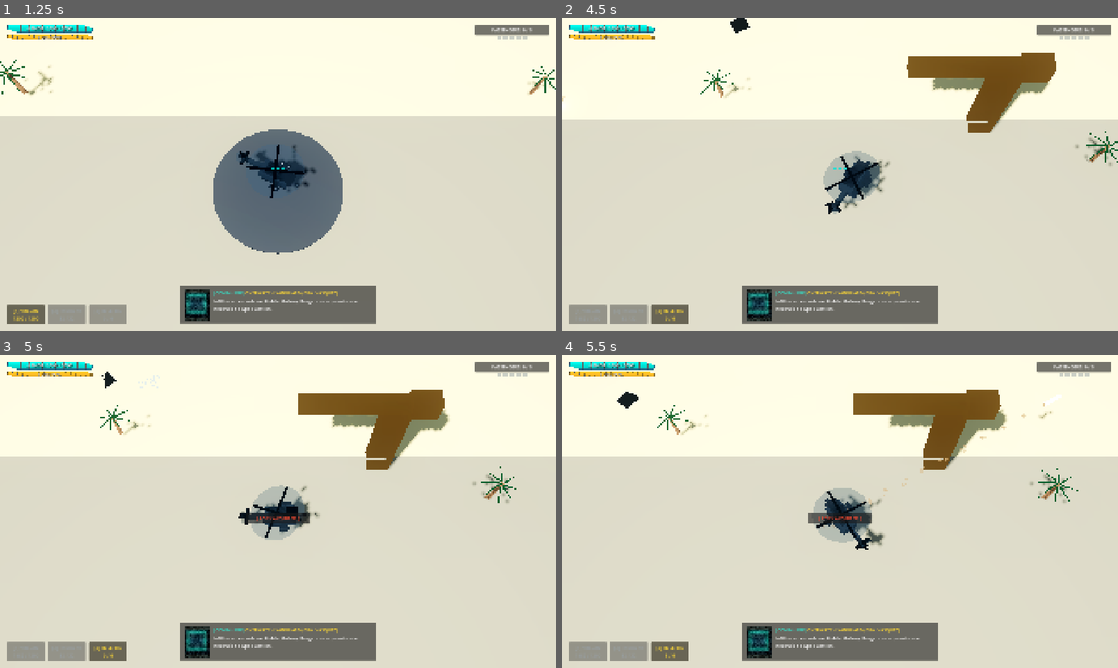
Above: before the commit, frames 1-4 (two rows, left to right).
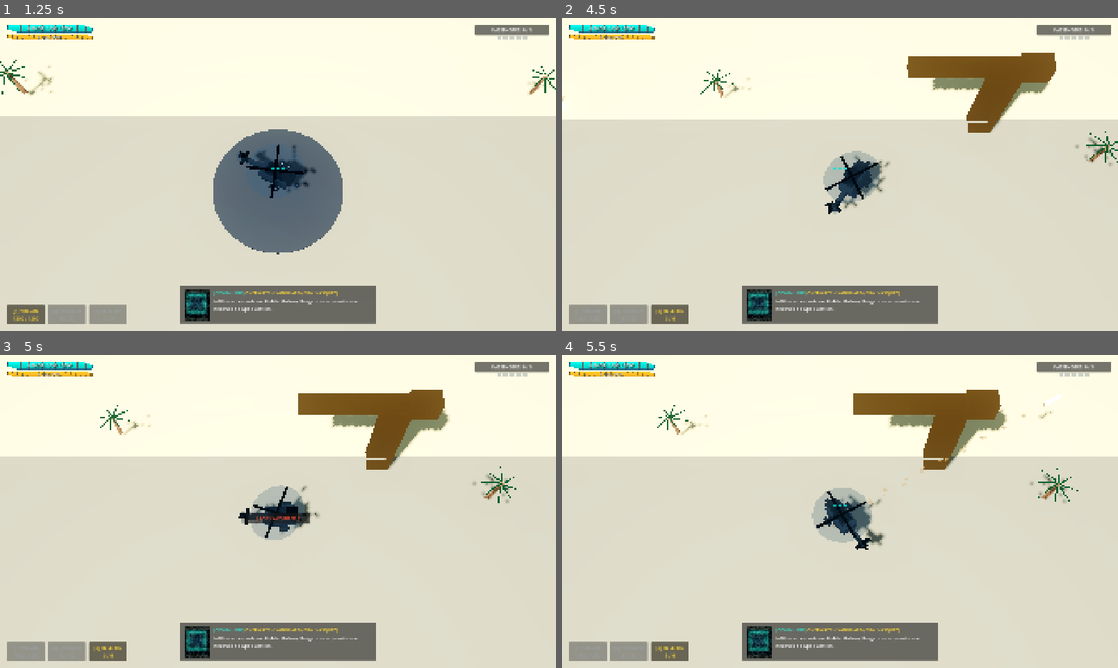
Above: after the commit, the same moments.

Repository: alexcamargos/BlackoutStrike
Game: Godot game, scene res://scenes/core/main.tscn
Same seed, same stepped clock (60 frames per second), same inputs: the game is played once before the commit and once after it.
Inputs (mouse positions are in pixels of both pictures, inside the frame that each line leads up to):
- Up to frame 1 (1.25 s): click "INICIAR INCURSAO" at 0.5 s
- Up to frame 2 (4.5 s): tap Enter at 1.25 s; move the mouse to (962, 158) at 1.27 s; press the mouse at (962, 158) at 1.28 s; hold D (move_east) 1.28-2 s; release the mouse at (962, 158) at 2 s; drag from (728, 190) to (812, 237) at 2.02 s; move the mouse to (895, 105) at 2.77 s; hold D (move_east) 2.78-3.5 s; tap 1 (weapon_slot_1) at 2.85 s; drag from (812, 237) to (673, 127) at 3.52 s; move the mouse to (1006, 221) at 4.27 s; hold A (move_west) from 4.28 s (still down); tap 3 (weapon_slot_3) at 4.35 s
- Up to frame 3 (5 s): keep holding A (move_west)
- Up to frame 4 (5.5 s): release A (move_west) at 5 s; drag from (673, 464) to (756, 433) at 5.02 s

Frame 1 is identical in both runs. In frame 2, 0.1% of the frame differs, in the area x 30-34%, y 0-5%; in frame 3, less than 0.1%; in frame 4, 0.4%, in the area x 9-56%, y 11-54%.

Commit message:
feat(procedural): refatorar SpawnDirector para setores de 2500m e criar EntityDistanceCuller

Diff:
--- /dev/null
+++ b/scripts/components/entity_distance_culler.gd
@@ -0,0 +1,98 @@
+## Componente de culling dinamico por distancia para manutencao de performance (60+ FPS).
+##
+## Desativa o processamento de fisica e visibilidade de entidades distantes a mais de 250m do jogador,
+## reativando o ciclo operacional quando o helicóptero se aproxima da area.
+class_name EntityDistanceCuller
+extends Node
+
+## Distancia maxima em metros para manter a entidade ativa.
+@export var culling_distance: float = 250.0
+
+## Intervalo em segundos entre verificacoes de distancia (evita sobrecarga de CPU por quadro).
+@export var check_interval: float = 0.25
+
+## Referencia explicita ao nó alvo a ser culled (padrao: nó pai).
+@export var target_node: Node3D = null
+
+## Acumulador de tempo decorrido.
+var _time_accumulator: float = 0.0
+
+## Referencia em cache ao no do jogador.
+var _player_ref: Node3D = null
+
+## Flag indicando se a entidade esta atualmente culled (inativa).
+var is_culled: bool = false
+
+
+## Inicializa o componente e estabelece o alvo padrão se nao atribuido.
+##
+## Args:
+##     Nenhum.
+##
+## Returns:
+##     void
+func _ready() -> void:
+	if target_node == null and get_parent() is Node3D:
+		target_node = get_parent() as Node3D
+
+
+## Processa a verificacao periodica de proximidade.
+##
+## Args:
+##     delta (float): Intervalo de tempo do quadro em segundos.
+##
+## Returns:
+##     void
+func _process(delta: float) -> void:
+	_time_accumulator += delta
+	if _time_accumulator >= check_interval:
+		_time_accumulator = 0.0
+		update_culling_state()
+
+
+## Executa uma atualizacao de culling com base na distancia para o jogador.
+##
+## Args:
+##     Nenhum.
+##
+## Returns:
+##     void
+func update_culling_state() -> void:
+	if target_node == null:
+		return
+
+	if _player_ref == null or not is_instance_valid(_player_ref):
+		_find_player()
+
+	if _player_ref == null:
+		return
+
+	var dist_sq: float = target_node.global_position.distance_squared_to(_player_ref.global_position)
+	var max_dist_sq: float = culling_distance * culling_distance
+
+	if dist_sq > max_dist_sq:
+		if not is_culled:
+			is_culled = true
+			target_node.process_mode = Node.PROCESS_MODE_DISABLED
+			target_node.visible = false
+	else:
+		if is_culled:
+			is_culled = false
+			target_node.process_mode = Node.PROCESS_MODE_INHERIT
+			target_node.visible = true
+
+
+## Busca o nó do jogador na árvore de cena caso nao esteja em cache.
+##
+## Args:
+##     Nenhum.
+##
+## Returns:
+##     void
+func _find_player() -> void:
+	var tree: SceneTree = get_tree()
+	if tree == null:
+		return
+	var players: Array[Node] = tree.get_nodes_in_group("player")
+	if not players.is_empty() and players[0] is Node3D:
+		_player_ref = players[0] as Node3D
--- a/scripts/procedural/spawn_director.gd
+++ b/scripts/procedural/spawn_director.gd
@@ -22,46 +22,53 @@
 @export var shelters_container: Node3D
 @export var crates_container: Node3D
 
-## Coordenadas candidatas pre-marcadas na geografia fixa do atol (350x350m).
+## Referencia opcional ao recurso de delimitacao e setores do mapa.
+@export var map_bounds: MapBoundsData
+
+## Coordenadas candidatas de abrigos de civis restritas a mascara do Atol Central ([-500, 500] x [-350, 350]).
 @export var candidate_shelter_points: Array[Vector3] = [
-	Vector3(-70.0, 0.0, -50.0),
-	Vector3(-40.0, 0.0, 45.0),
-	Vector3(50.0, 0.0, -60.0),
-	Vector3(65.0, 0.0, 30.0),
-	Vector3(-15.0, 0.0, -85.0),
-	Vector3(20.0, 0.0, 75.0),
+	Vector3(-380.0, 0.0, -180.0),
+	Vector3(-80.0, 0.0, -220.0),
+	Vector3(120.0, 0.0, -250.0),
+	Vector3(380.0, 0.0, -120.0),
+	Vector3(-200.0, 0.0, 220.0),
+	Vector3(350.0, 0.0, 200.0),
 ]
 
+## Coordenadas candidatas de baterias antiaereas SAM cobrindo Atol e postos avancados.
 @export var candidate_sam_points: Array[Vector3] = [
-	Vector3(-110.0, 5.0, -90.0),
-	Vector3(-95.0, 4.0, 60.0),
-	Vector3(-30.0, 6.0, -110.0),
-	Vector3(0.0, 7.0, 110.0),
-	Vector3(80.0, 5.0, -100.0),
-	Vector3(105.0, 4.0, -20.0),
-	Vector3(90.0, 6.0, 80.0),
-	Vector3(-60.0, 5.0, 0.0),
+	Vector3(-450.0, 5.0, -280.0),
+	Vector3(-420.0, 4.0, 260.0),
+	Vector3(180.0, 3.0, -960.0),
+	Vector3(880.0, 2.0, 80.0),
+	Vector3(0.0, 5.0, -320.0),
+	Vector3(100.0, 6.0, 300.0),
+	Vector3(450.0, 4.0, -100.0),
+	Vector3(-150.0, 4.0, -50.0),
 ]
 
+## Coordenadas candidatas de caixas de dados da Aetheris entre Atol, Plataforma Norte e SIGINT.
 @export var candidate_data_crate_points: Array[Vector3] = [
-	Vector3(-85.0, 0.0, -25.0),
-	Vector3(-20.0, 0.0, 95.0),
-	Vector3(45.0, 0.0, -90.0),
-	Vector3(85.0, 0.0, 45.0),
+	Vector3(200.0, 0.5, -1000.0),
+	Vector3(-60.0, 0.5, -280.0),
+	Vector3(900.0, 0.5, 100.0),
+	Vector3(-220.0, 0.5, 250.0),
 ]
 
+## Coordenadas candidatas de blindados leves IFV nos aneis viarios do Atol.
 @export var candidate_light_tank_points: Array[Vector3] = [
-	Vector3(-50.0, 0.0, -20.0),
-	Vector3(30.0, 0.0, -40.0),
-	Vector3(-25.0, 0.0, 50.0),
-	Vector3(40.0, 0.0, 55.0),
+	Vector3(200.0, 0.0, -150.0),
+	Vector3(-180.0, 0.0, 160.0),
+	Vector3(-320.0, 0.0, 50.0),
+	Vector3(260.0, 0.0, 150.0),
 ]
 
+## Coordenadas candidatas de lanchas de patrulha nos canais maritimos e oceano aberto.
 @export var candidate_patrol_boat_points: Array[Vector3] = [
-	Vector3(-130.0, -0.5, 0.0),
-	Vector3(130.0, -0.5, -40.0),
-	Vector3(0.0, -0.5, -135.0),
-	Vector3(20.0, -0.5, 135.0),
+	Vector3(240.0, -0.5, -920.0),
+	Vector3(850.0, -0.5, 180.0),
+	Vector3(50.0, -0.5, -30.0),
+	Vector3(-300.0, -0.5, 380.0),
 ]
 
 ## Distancia radial de surgimento dos drones em ondas reativas (em metros).
@@ -85,6 +92,9 @@
 ## Raises:
 ##     Nenhuma excecao levantada.
 func _ready() -> void:
+	if map_bounds == null and ResourceLoader.exists("res://scripts/data/map_bounds_midway.tres"):
+		map_bounds = ResourceLoader.load("res://scripts/data/map_bounds_midway.tres") as MapBoundsData
+
 	_load_default_scenes()
 	_collect_marker_spawn_points()
 
@@ -96,6 +106,32 @@
 
 	if auto_spawn_on_ready:
 		spawn_initial_layout()
+
+
+## Obtem as coordenadas contratuais de decolagem do jogador no USS Vanguard.
+##
+## Args:
+##     Nenhum.
+##
+## Returns:
+##     Vector3: Posicao espacial 3D de spawn.
+func get_player_spawn_point() -> Vector3:
+	if map_bounds != null:
+		return map_bounds.vanguard_spawn_position
+	return Vector3(800.0, 1.0, 950.0)
+
+
+## Obtem as coordenadas contratuais de ancoragem da fragata Apex Bastion.
+##
+## Args:
+##     Nenhum.
+##
+## Returns:
+##     Vector3: Posicao espacial 3D de spawn do chefe.
+func get_boss_spawn_point() -> Vector3:
+	if map_bounds != null:
+		return map_bounds.boss_spawn_position
+	return Vector3(-900.0, 0.0, -900.0)
 
 
 ## Distribui semi-proceduralmente o layout inicial da missao sem sobreposicoes.
Not shown, added: scripts/components/entity_distance_culler.gd.uid
